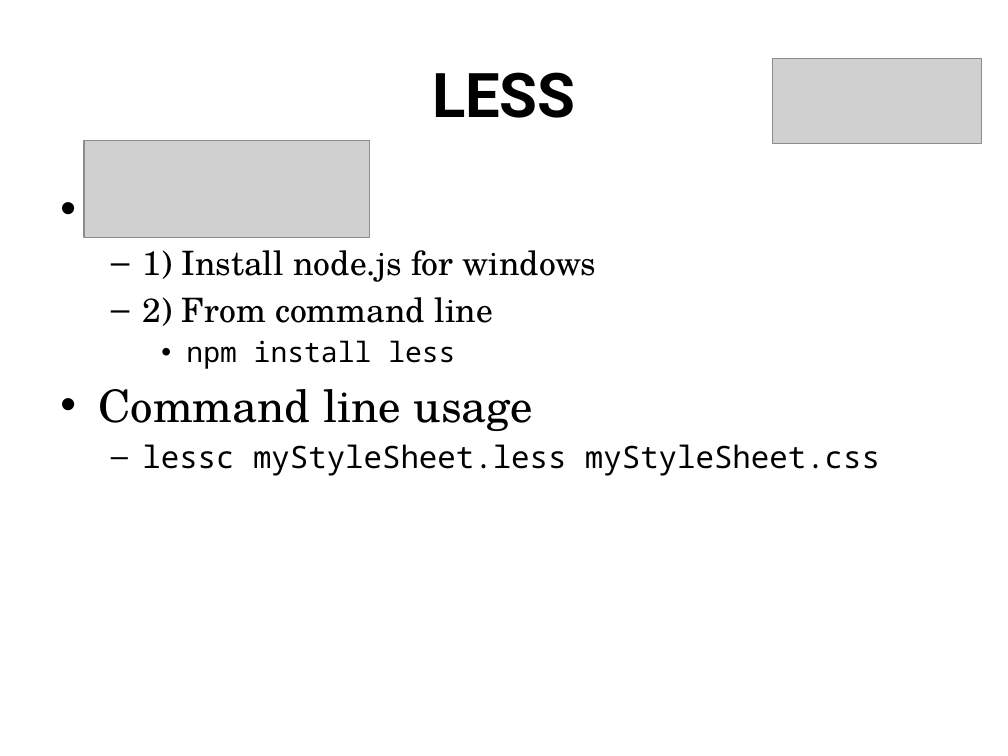
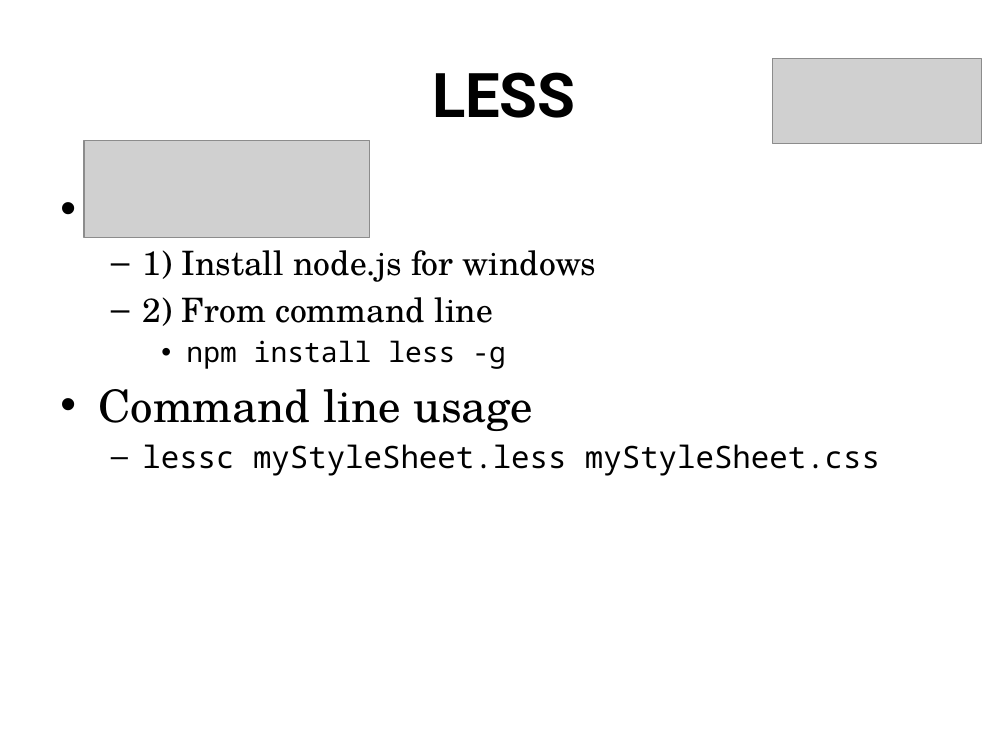
Before and after one commit to jacobladams/presentations, a slide deck: slide 18 of less-and-sass/Write LESS CSS and make it SASSier.pptx. Drawn at 1008x756 pixels with LibreOffice and Linux fonts; fonts in the diff are those of the drawing; grey boxes stand for pictures. Boxes give left, top, right and bottom in pixels: in the first picture for what was removed or moved away, otherwise in the second. Text is boxed around its words. In the diff, an @@ line names an element or a change of style, - is before the commit and + after.

Commit message:
Added more slide content to SASS and LESS presentation.  This is the version that was given interally.

```diff
--- a/less-and-sass/Write LESS CSS and make it SASSier.pptx
+++ b/less-and-sass/Write LESS CSS and make it SASSier.pptx
@@ text at box(186, 340, 506, 369): text changed @@
-    • npm install less
+    • npm install less -g
```
Also in this commit, not shown: 12 other slides changed, 13 slides added, 4 slides removed.
